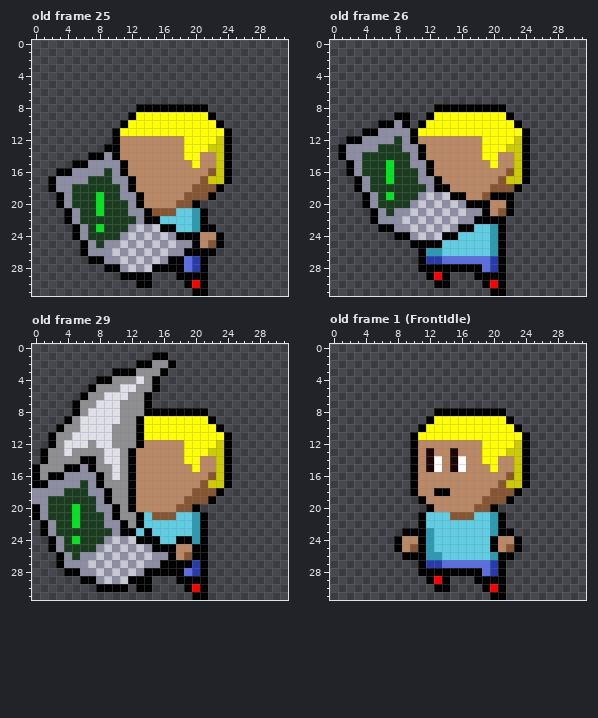
Pixel-art file, stored at _diagrams/NPCv2-32.aseprite. Above, as it was before the edit.
32x32 pixels, 30 frames. Shown: old frame 25, old frame 26, old frame 29, old frame 1 (FrontIdle). The commit also changed other frames, which this record leaves out.
Once edited:
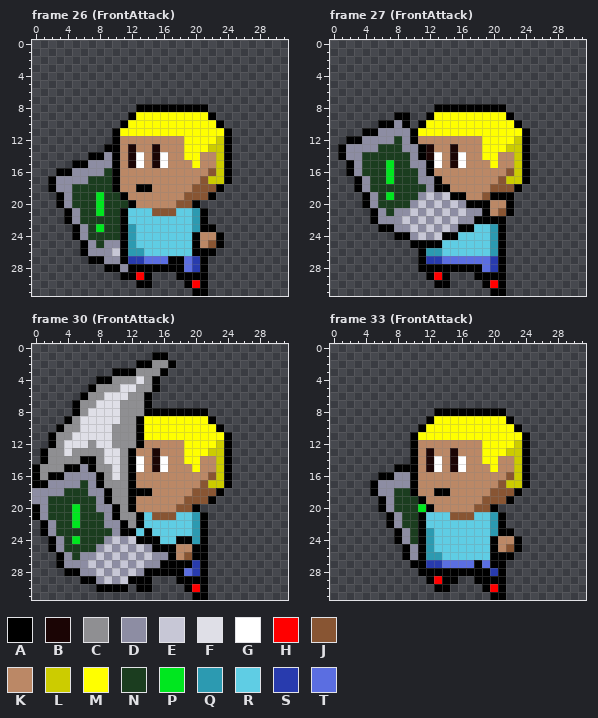
Palette (. is transparent): A #000000  B #1b0505  C #8f8f92  D #8d8da3  E #c7c7d6  F #dfdfe7  G #ffffff  H #ff0000  J #885533  K #bb8866  L #cccc00  M #ffff00  N #1b3d1f  P #00e71f  Q #2c9ab1  R #5fcde4  S #283bae  T #5b6ee1
A new or re-ordered frame is compared with the old frame closest to it.
The exact change:
{"change": "frames 30 -> 33"}
{"change": "frames re-ordered"}
{"where": "frame 26 (FrontAttack) against old frame 25, layers \"HandsInFront/Hands\", \"Head/Face\""}
{"frame":26,"y":13,"x":12,"old":"K","new":"B"}
{"frame":26,"y":13,"x":15,"old":"K","new":"B"}
{"frame":26,"y":14,"x":12,"old":"KK","new":"BG"}
{"frame":26,"y":14,"x":15,"old":"KK","new":"BG"}
{"frame":26,"y":15,"x":10,"old":"DAKK","new":"AKBG"}
{"frame":26,"y":15,"x":15,"old":"KK","new":"BG"}
{"frame":26,"y":16,"x":10,"old":"DA","new":"AK"}
{"frame":26,"y":17,"x":10,"old":"DDA","new":"AKK"}
{"frame":26,"y":18,"x":10,"old":"NDAKK","new":"AKKAA"}
{"frame":26,"y":19,"x":11,"old":"DDA","new":"AKK"}
{"frame":26,"y":20,"x":12,"old":"DA","new":"AK"}
{"frame":26,"y":21,"x":11,"old":"NDDA","new":"ARRR"}
{"frame":26,"y":22,"x":11,"old":"NNDAA","new":"ARRRR"}
{"frame":26,"y":23,"x":11,"old":"NDEDEAA","new":"AQRRRRR"}
{"frame":26,"y":24,"x":11,"old":"DEDEDEDAA","new":"AQRRRRRRR"}
{"frame":26,"y":25,"x":11,"old":"EDEDEDEDD","new":"AQRRRRRRR"}
{"frame":26,"y":26,"x":11,"old":"DEDEDEDDA","new":"AQQRRRRRR"}
{"frame":26,"y":27,"x":11,"old":"EDEDED","new":"ASSTTT"}
{"frame":26,"y":28,"x":12,"old":"EDE","new":"AAA"}
{"frame":26,"y":29,"x":13,"old":"A","new":"H"}
{"where": "frame 27 (FrontAttack) against old frame 26, layer \"Head/Face\""}
{"frame":27,"y":13,"x":12,"old":"K","new":"B"}
{"frame":27,"y":13,"x":15,"old":"K","new":"B"}
{"frame":27,"y":14,"x":12,"old":"KK","new":"BG"}
{"frame":27,"y":14,"x":15,"old":"KK","new":"BG"}
{"frame":27,"y":15,"x":13,"old":"K","new":"G"}
{"frame":27,"y":15,"x":15,"old":"KK","new":"BG"}
{"where": "frame 30 (FrontAttack) against old frame 29, layer \"Head/Face\""}
{"frame":30,"y":13,"x":15,"old":"K","new":"B"}
{"frame":30,"y":14,"x":13,"old":"K","new":"G"}
{"frame":30,"y":14,"x":15,"old":"KK","new":"BG"}
{"frame":30,"y":15,"x":13,"old":"K","new":"G"}
{"frame":30,"y":15,"x":15,"old":"KK","new":"BG"}
{"frame":30,"y":18,"x":13,"old":"KK","new":"AA"}
{"where": "frame 33 (FrontAttack) is new; against old frame 1 (FrontIdle), layer \"HandsInFront/Hands\""}
{"frame":33,"y":15,"x":8,"old":"..","new":"AA"}
{"frame":33,"y":16,"x":6,"old":"....","new":"AADD"}
{"frame":33,"y":17,"x":5,"old":".....","new":"ADDDD"}
{"frame":33,"y":18,"x":5,"old":".....","new":"ADDNN"}
{"frame":33,"y":19,"x":6,"old":".....","new":"ADNNN"}
{"frame":33,"y":20,"x":6,"old":"......","new":"ADNNNP"}
{"frame":33,"y":21,"x":7,"old":"....","new":"ADNN"}
{"frame":33,"y":22,"x":7,"old":"....","new":"ADNN"}
{"frame":33,"y":23,"x":8,"old":".AA","new":"ADN"}
{"frame":33,"y":24,"x":9,"old":"KK","new":"DN"}
{"frame":33,"y":25,"x":8,"old":"AKJ","new":".AD"}
{"frame":33,"y":26,"x":10,"old":"A","new":"D"}
{"frame":33,"y":26,"x":20,"old":"Q","new":"A"}
{"frame":33,"y":27,"x":10,"old":".","new":"A"}
{"frame":33,"y":27,"x":18,"old":"T","new":"A"}
{"frame":33,"y":27,"x":20,"old":"S","new":"A"}
{"frame":33,"y":28,"x":19,"old":"T","new":"A"}
{"frame":33,"y":29,"x":15,"old":".","new":"A"}
{"label":"changed","picture_box":[112,144,192,280]}
{"label":"changed","picture_box":[426,144,466,168]}
{"label":"changed","picture_box":[136,448,168,496]}
{"label":"changed","picture_box":[370,464,426,568]}
{"label":"changed","picture_box":[450,552,498,584]}
